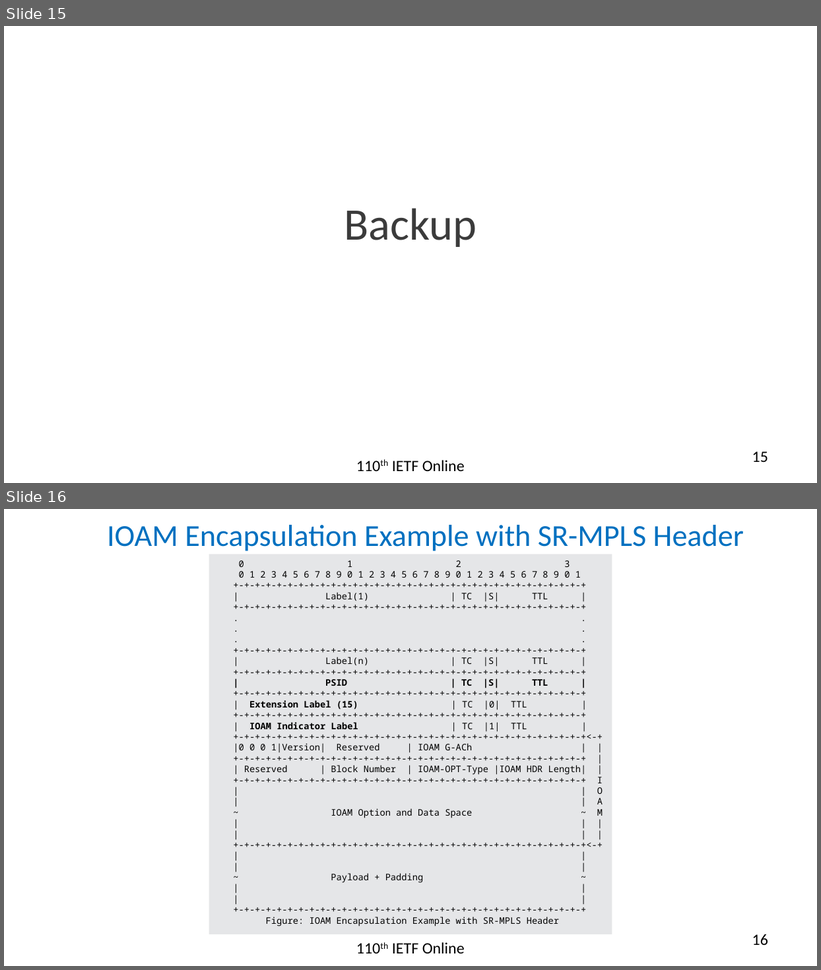
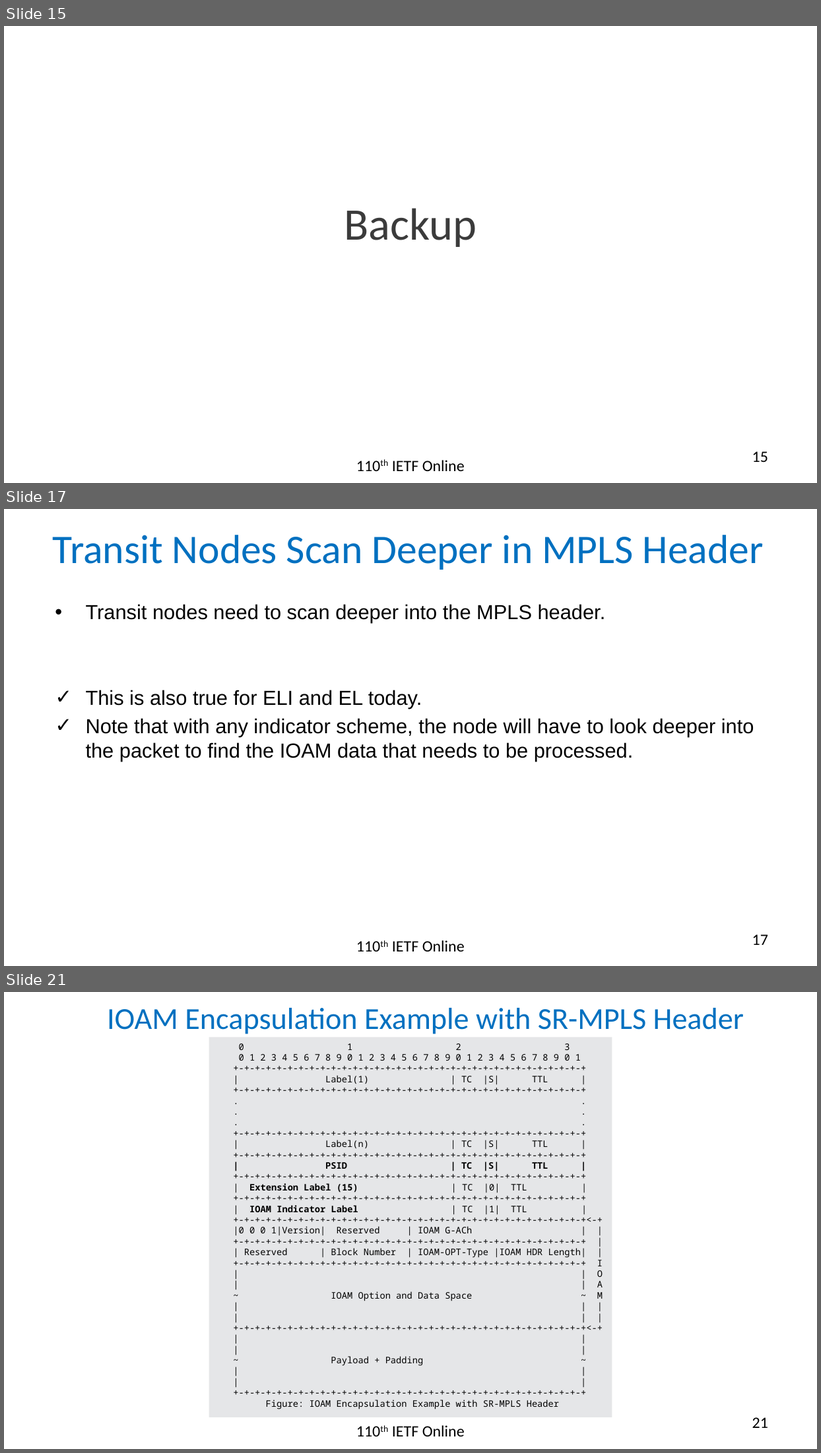
Before and after one commit to rakgandhi/ietf-slides, a slide deck: draft-gandhi-mpls-ioam-sr-05.pptx. Shown one above the other, each under a label of ours: slides 15 and 16 before the commit, slides 15, 17 and 21 after it; the slides between them are not shown. The pictures are 821x970 and 821x1453 pixels, drawn with LibreOffice and Linux fonts; fonts in the diff are those of the drawing. Boxes give left, top, right and bottom in pixels: in the first picture for what was removed or moved away, otherwise in the second. Text is boxed around its words. In the diff, an @@ line names an element or a change of style, - is before the commit and + after.

```diff
--- a/draft-gandhi-mpls-ioam-sr-05.pptx
+++ b/draft-gandhi-mpls-ioam-sr-05.pptx
@@ slide 17 added at box(4, 509, 817, 966), background #FFFFFF @@
@@ title added at box(53, 535, 764, 570), 36 pt, text #0070C0 @@
+Transit Nodes Scan Deeper in MPLS Header
@@ text added at box(86, 604, 754, 761), 18 pt, text #000000 @@
+• Transit nodes need to scan deeper into the MPLS header.
+✓ This is also true for ELI and EL today.
+✓ Note that with any indicator scheme, the node will have to look deeper into the packet to find the IOAM data that needs to be processed.
@@ text added at box(392, 941, 465, 952), 14 pt, text #000000 @@
+110th IETF Online
@@ page number added at box(752, 935, 768, 945), 14 pt, text #000000 @@
+17
@@ what was slide 16 is now slide 21 @@
@@ page number at box(752, 1418, 768, 1428): text changed @@
-16
+21
```
Also in this commit, not shown: 4 slides changed, 4 other slides added, 1 other file.
